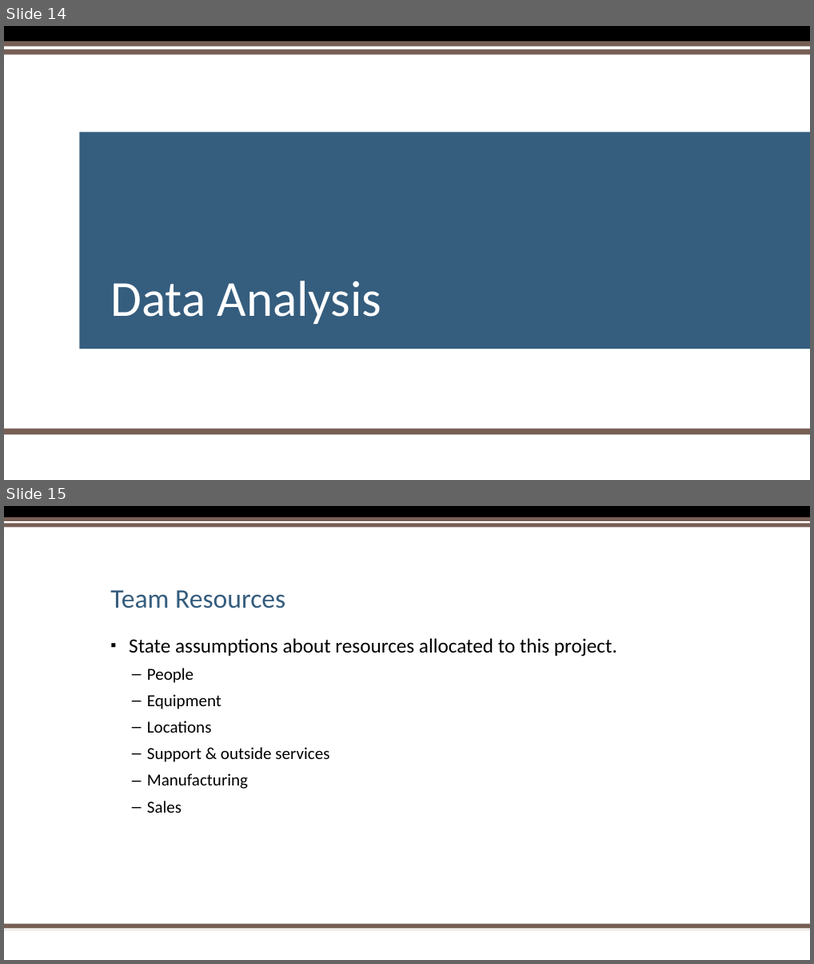
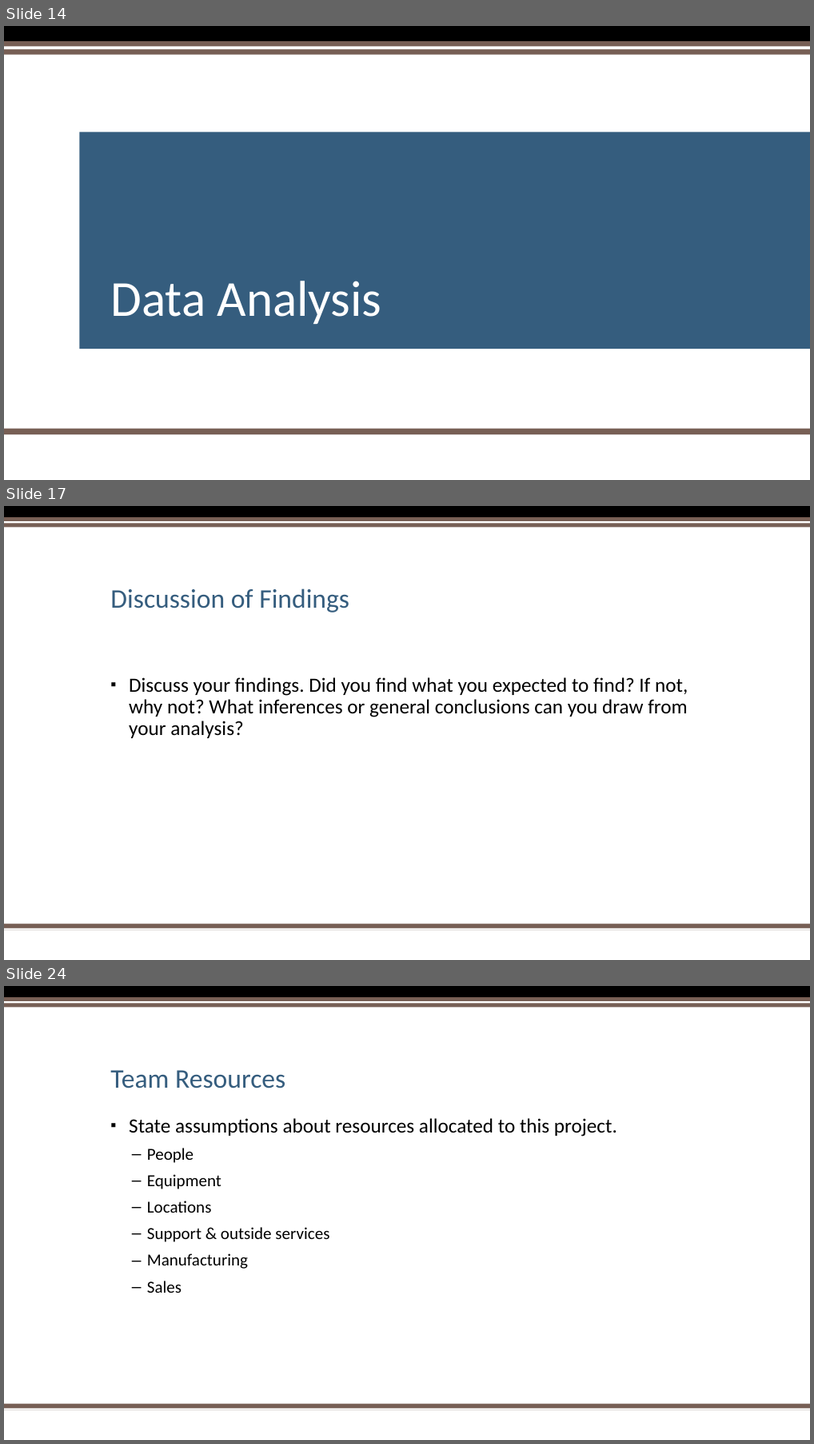
Before and after one commit to hbielser/FourLoopers.CityProject1, a slide deck: Project Files/Presentation/Project One PowerPoint Presentation 2.pptx. Shown one above the other, each under a label of ours: slides 14 and 15 before the commit, slides 14, 17 and 24 after it; the slides between them are not shown. The pictures are 814x964 and 814x1444 pixels, drawn with LibreOffice and Linux fonts; fonts in the diff are those of the drawing; background and template pictures are left out. Boxes give left, top, right and bottom in pixels: in the first picture for what was removed or moved away, otherwise in the second. Text is boxed around its words. In the diff, an @@ line names an element or a change of style, - is before the commit and + after.

```diff
--- a/Project Files/Presentation/Project One PowerPoint Presentation 2.pptx
+++ b/Project Files/Presentation/Project One PowerPoint Presentation 2.pptx
@@ slide 17 added at (4, 506, 810, 960), background #FFFFFF; not listed: 5 template elements that a slide beside it also shows @@
@@ title added at (110, 588, 350, 612), 32 pt, text #355D7E @@
+Discussion of Findings
@@ text added at (129, 677, 688, 738), 24 pt, text #000000 @@
+▪ Discuss your findings. Did you find what you expected to find? If not, why not? What inferences or general conclusions can you draw from your analysis?
@@ what was slide 15 is now slide 24 @@
```
Also in this commit, not shown: 8 other slides added.
